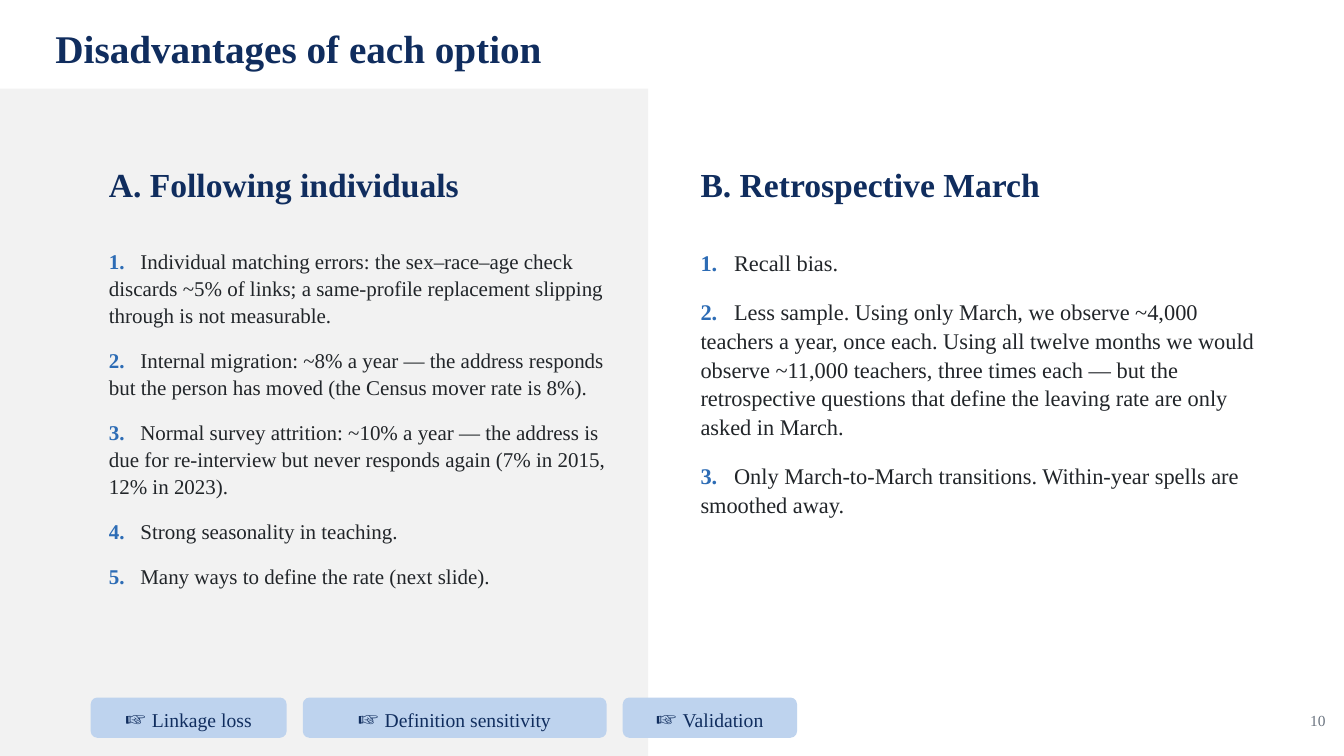
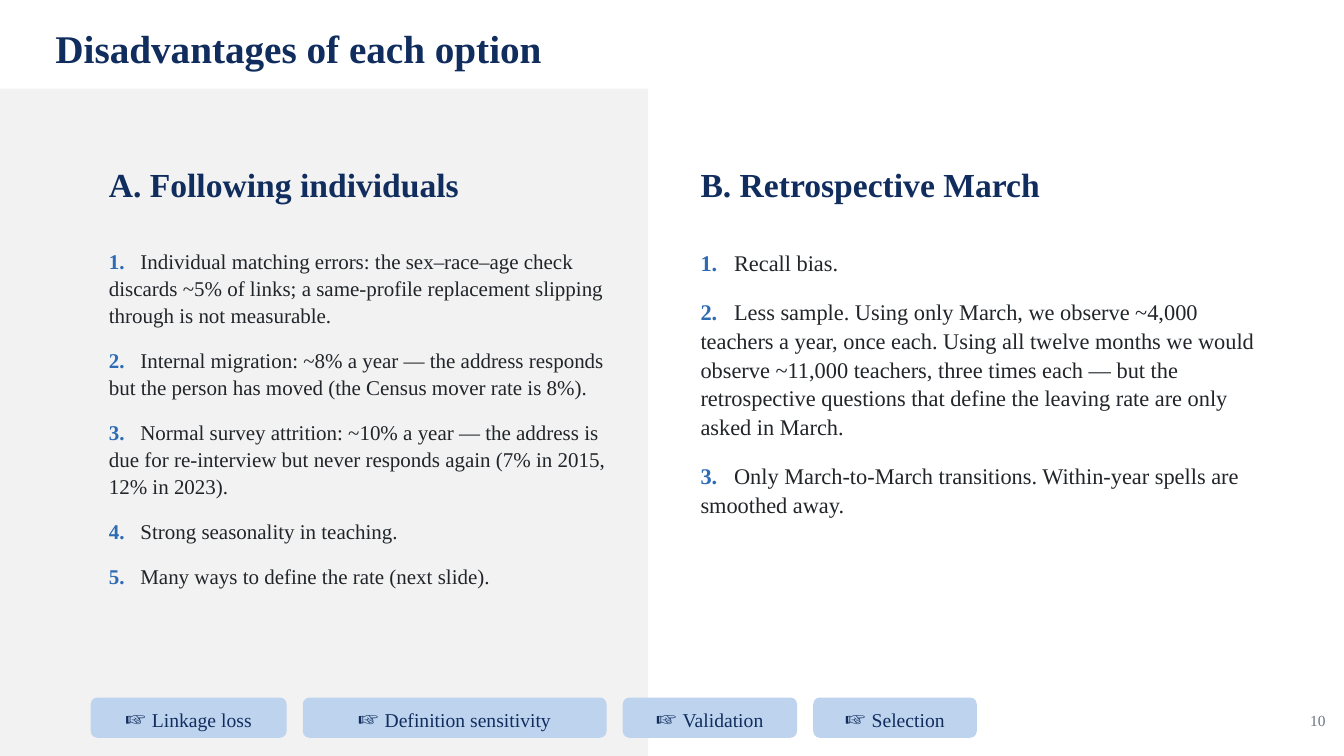
Before and after one commit to jedr1-ship-it/Alternative-Pathways----Quant, a slide deck: slide 10 of report/data_cluster/Proyect_US_cluster.pptx. Drawn at 1344x756 pixels with LibreOffice and Linux fonts; fonts in the diff are those of the drawing. Boxes give left, top, right and bottom in pixels: in the first picture for what was removed or moved away, otherwise in the second. Text is boxed around its words. In the diff, an @@ line names an element or a change of style, - is before the commit and + after.

```diff
--- a/report/data_cluster/Proyect_US_cluster.pptx
+++ b/report/data_cluster/Proyect_US_cluster.pptx
@@ rounded rectangle added at box(814, 698, 977, 738), fill #BED3EE, 14 pt, text #102D5E @@
+☞ Selection
```
Also in this commit, not shown: 14 other slides changed, 2 slides added, 6 other files.
